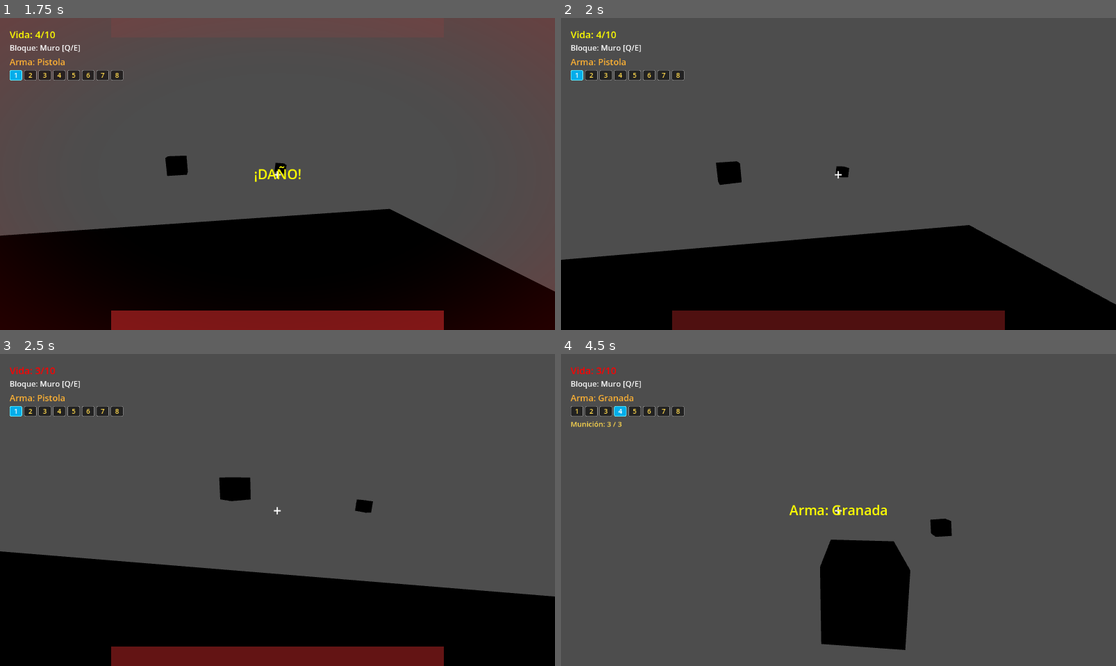
Above: before the commit, frames 1-4 (two rows, left to right).
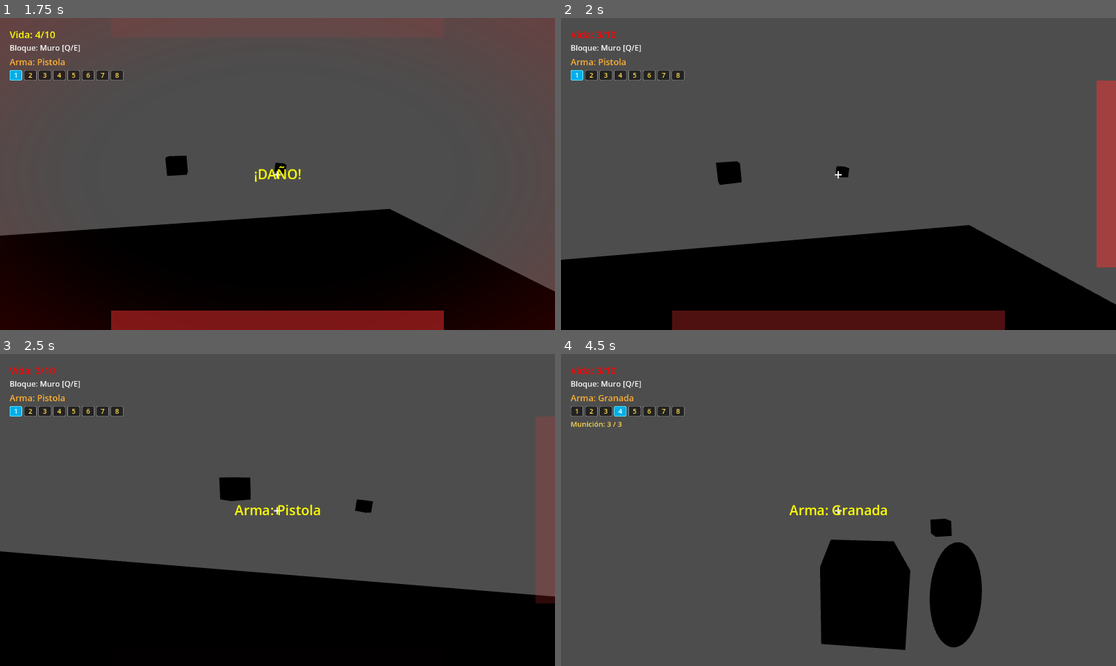
Above: after the commit, the same moments.

Repository: kilder16/NEXUS
Game: Godot game, scene res://scenes/levels/test_level.tscn
Two runs of this game, one before a commit and one after it. Both use one fixed random seed, a clock stepped at 60 frames per second and the inputs below. This scene is started directly instead of the project's main scene.
Inputs (mouse positions are in pixels of both pictures, inside the frame that each line leads up to):
- Up to frame 1 (1.75 s): tap Enter at 0.5 s; move the mouse to (271, 180) at 0.52 s; hold Up from 0.53 s (still down); tap Q at 0.6 s; click (271, 180) at 0.67 s; tap Space at 0.77, 1.52 s; move the mouse to (316, 177) at 1.27 s; tap E at 1.35 s
- Up to frame 2 (2 s): keep holding Up
- Up to frame 3 (2.5 s): keep holding Up; move the mouse to (233, 506) at 2.02 s; tap 1 at 2.1 s
- Up to frame 4 (4.5 s): move the mouse to (844, 510) at 2.77 s; release Up at 2.78 s; hold Left 2.78-3.53 s; tap 2 at 2.85 s; click (844, 510) at 2.92 s; tap Space at 3.02, 3.77 s; move the mouse to (816, 503) at 3.52 s; hold Up from 3.53 s (still down); tap 3 at 3.6 s; move the mouse to (866, 510) at 4.27 s; tap 4 at 4.35 s

Frame 1 is identical in both runs. In frame 2, 2.2% of the frame differs, in the area x 1-100%, y 4-80%; in frame 3, 6.1%, in the area x 20-100%, y 20-100%; in frame 4, 2.5%.

Commit message:
tune(balance): acelerar cooldown de disparo de enemigos rangos
- Centinela default cooldown: 1.5 → 1.2 s
- Tirador cooldown: 1.5 → 1.2 s
- level_01 Sentinel override: 2.5 → 2.0 s

Sube ligeramente la dificultad en encuentros con enemigos a distancia.

Co-Authored-By: Claude Opus 4.7 (1M context) <noreply@anthropic.com>

Diff:
--- a/scripts/ai/enemy.gd
+++ b/scripts/ai/enemy.gd
@@ -21,7 +21,7 @@
 # entrada a ATTACK; subclases melee (ej. enemy_tank) lo bajan a ~2.0.
 var attack_range = 6.0
 var detect_range = 10.0
-var attack_cooldown = 1.5
+var attack_cooldown = 1.2
 # Stickiness del estado ATTACK: salida cuando distance > attack_range * factor.
 # Subclases con chase_speed alto (enemy_fast) suben el factor para evitar
 # rebotar ATTACK↔CHASE por overshoot.
--- a/scripts/ai/enemy_ranged.gd
+++ b/scripts/ai/enemy_ranged.gd
@@ -16,7 +16,7 @@
 	display_name = "Tirador"
 	attack_range = 12.0
 	detect_range = 15.0
-	attack_cooldown = 1.5
+	attack_cooldown = 1.2
 	base_color = Color(0.6, 0.2, 0.8)  # Púrpura
 
 func do_chase(_delta):
--- a/scripts/levels/level_01.gd
+++ b/scripts/levels/level_01.gd
@@ -14,7 +14,7 @@
 # + Centinela (ranged 1.5s) hacía pinza demasiado opresiva en el nivel
 # introductorio. Override sólo en level_01: Centinelas pasan a 2.5s entre
 # disparos. Otros niveles mantienen el cooldown default de 1.5s.
-const SENTINEL_COOLDOWN_OVERRIDE: float = 2.5
+const SENTINEL_COOLDOWN_OVERRIDE: float = 2.0
 const ENEMY_BASE_SCRIPT: Script = preload("res://scripts/ai/enemy.gd")
 
 @onready var objective: Area3D = $Objective
